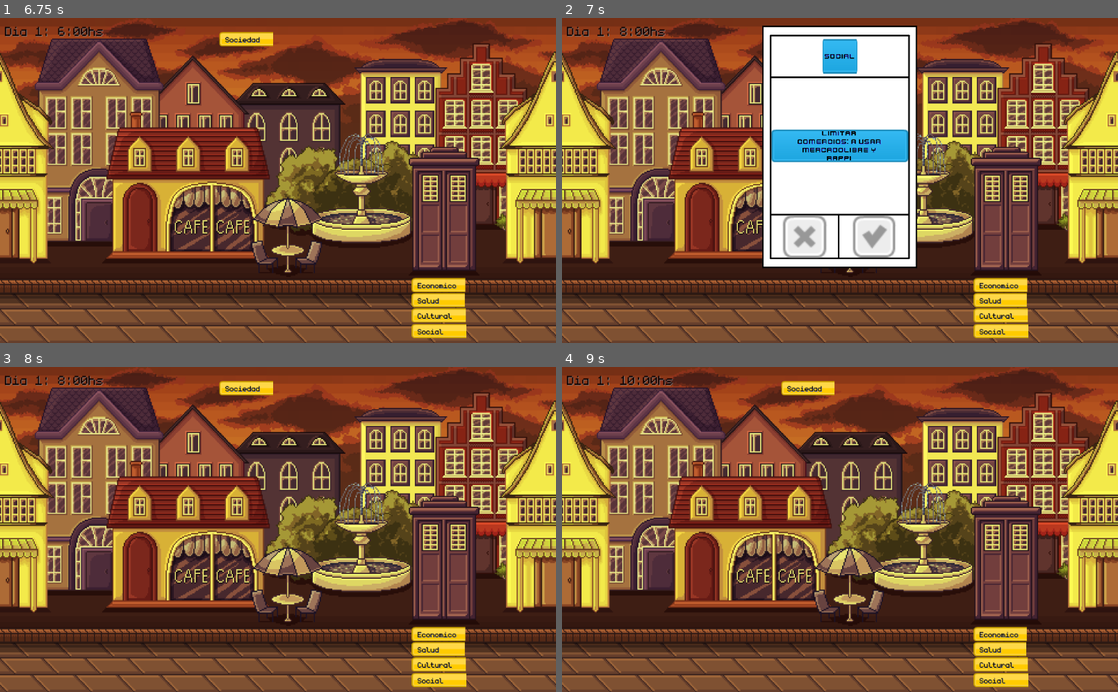
Above: before the commit, frames 1-4 (two rows, left to right).
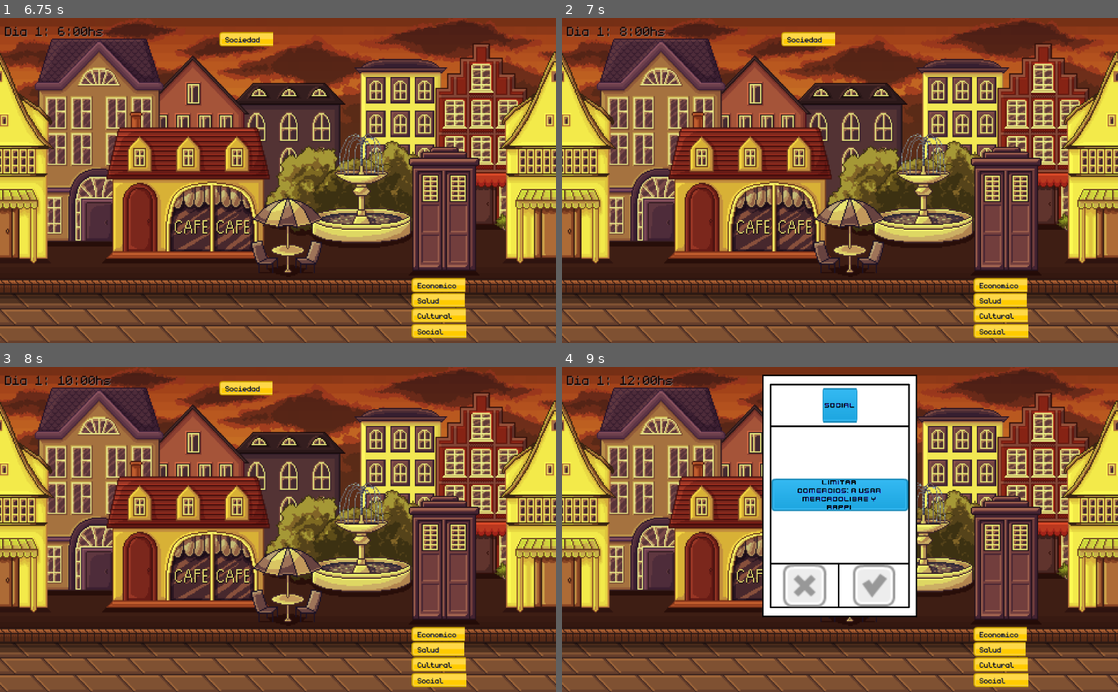
Above: after the commit, the same moments.

Repository: compumundohipermegaredUNQ/SimCovid-21
Game: Godot game, scene res://Main.tscn
Two runs of this game, one before a commit and one after it. Both use one fixed random seed, a clock stepped at 60 frames per second and the inputs below.
Inputs (mouse positions are in pixels of both pictures, inside the frame that each line leads up to):
- Up to frame 1 (6.75 s): click (311, 235) at 0.5 s; click (244, 235) at 1.25 s; click (311, 235) at 2 s; click (244, 235) at 2.75 s; click (311, 235) at 3.5 s; tap Enter at 4.25, 5.75 s; tap Space at 5, 6.5 s
- Up to frame 2 (7 s): no input
- Up to frame 3 (8 s): click (244, 584) at 7.27 s
- Up to frame 4 (9 s): tap Enter at 8.75 s

Frame 1 is identical in both runs. In frame 2, 21% of the frame differs, in the area x 36-64%, y 2-78%; in frame 3, 0.2%; in frame 4, 21%, in the area x 11-84%, y 2-90%.

Commit message:
Agregado Quincena (prueba logica final)

Diff:
--- a/src/Bar/HealthBarGroup.gd
+++ b/src/Bar/HealthBarGroup.gd
@@ -19,6 +19,14 @@
 	var overall_value = economia_bar.get_value() + salud_bar.get_value() + cultural_bar.get_value() + social_bar.get_value()
 	overall_bar.set_value(overall_value)
 
+func get_percentages():
+	var percentages = []
+	percentages.append(economia_bar.get_value())
+	percentages.append(salud_bar.get_value())
+	percentages.append(cultural_bar.get_value())
+	percentages.append(social_bar.get_value())
+	return percentages
+
 func set_multipliers(multipliers):
 	economia_bar.set_multiplier(multipliers['Economico'])
 	salud_bar.set_multiplier(multipliers['Salud'])
--- a/src/Card/CardsDatabase.gd
+++ b/src/Card/CardsDatabase.gd
@@ -11,7 +11,7 @@
 
 const INFO_DECK = {
 	'Introduccion': ["Sos el nuevo encargado de la ciudad, debes aceptar desiciones o rechazarlas, estas tendran un efecto inamovible por 15 dias, asi que elegi bien. Espero que hayas entendido por que quieras o no vamos a empezar", [0.0, 0.0, 0.0, 0.0]],
-	'RoundResume': ["Resumen"]
+	'RoundResume': ["Resumen", "estadisticas"]
 }
 
 const INITIAL_DECK = {
@@ -138,13 +138,14 @@
 	return _get_deck().keys()
 
 #Deck inicial para quincena
-func set_initial_deck():
+func set_initial_deck(optionalContent):
 	current_deck = INITIAL_DECK.duplicate()
 	var card
 	if firstRound:
 		card = _get_card_instance_from_info('Introduccion', INFO_DECK['Introduccion'])
 		firstRound = false
 	else:
+		INFO_DECK['RoundResume'] = [optionalContent, [0.0, 0.0, 0.0, 0.0]]
 		card = _get_card_instance_from_info('RoundResume', INFO_DECK['RoundResume'])
 	return card
 
--- a/src/Clock/Clock.gd
+++ b/src/Clock/Clock.gd
@@ -11,9 +11,10 @@
 signal day_change
 signal speed_updated
 signal morning
+signal quincena
 
 func morningCard():
-	if(hour_count == 8 ):
+	if(hour_count == 12 ):
 		emit_signal("morning")
 
 func initialize(timer:Timer):
@@ -21,6 +22,7 @@
 	_do_update()
 	timer.connect("timeout", self, "_update")
 	self.connect("morning", DeckOfCards, "raise_card")
+	self.connect("quincena", DeckOfCards, "_on_Clock_quincena")
 
 func set_seconds_per_day(seconds_in_a_day:float):
 	hours_per_second = round(24/seconds_in_a_day)
@@ -31,6 +33,9 @@
 	if (hour_count > 24):
 		emit_signal("day_change")
 		day_count += 1
+		if(day_count == 15):
+			emit_signal("quincena")
+			print("Se emitio la señal")
 		hour_count -= 24
 	morningCard()
 #	print(hour_count)
--- a/src/DeckOfCards/DeckOfCards.gd
+++ b/src/DeckOfCards/DeckOfCards.gd
@@ -16,7 +16,7 @@
 func initialize(main, timer):
 	parent = main
 	main_timer = timer
-	parent.add_child(CardsDatabaseDeck.set_initial_deck())
+	parent.add_child(CardsDatabaseDeck.set_initial_deck(''))
 
 func get_next_initial_card():
 	var card = CardsDatabaseDeck.get_next_initial_card()
@@ -50,3 +50,19 @@
 	main_timer.stop()
 	var card = CardsDatabaseDeck.get_good_event_card_from_type(card_type)
 	parent.add_child(card)
+
+func status_bars():
+	var percentages = parent.get_percentages()
+	return "Resumen de la Quincena los porcentajes andan en:" + "\n" +  "Economia:" + str(percentages[0]) + "\n" +  "Salud:" + str(percentages[1]) + "\n" + "Cultural" + str(percentages[2])  + "\n" + "Social" + str(percentages[3])
+
+func _on_Clock_morning():
+	raise_card()
+
+func _on_Clock_quincena():
+	main_timer.stop()
+	restart_round()
+	parent.add_child(CardsDatabaseDeck.set_initial_deck(status_bars()))
+
+func restart_round():
+	game_started = false
+	parent.restart_round()
--- a/src/Main.gd
+++ b/src/Main.gd
@@ -17,3 +17,10 @@
 
 func set_multipliers(multipliers):
 	healt_bar_group.set_multipliers(multipliers)
+
+func get_percentages():
+	return healt_bar_group.get_percentages()
+
+func restart_round():
+	#Agregar Restart de quincena
+	pass
